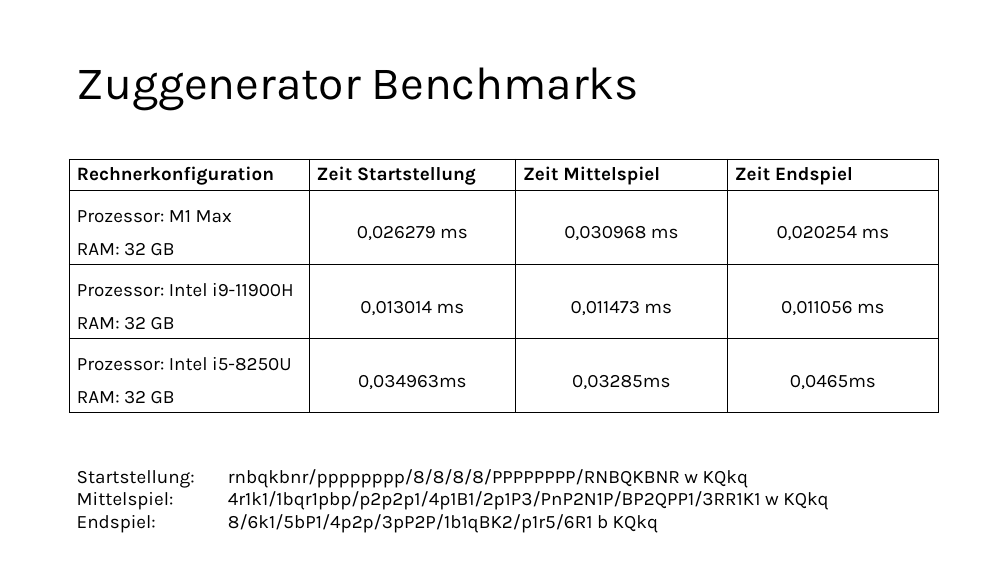
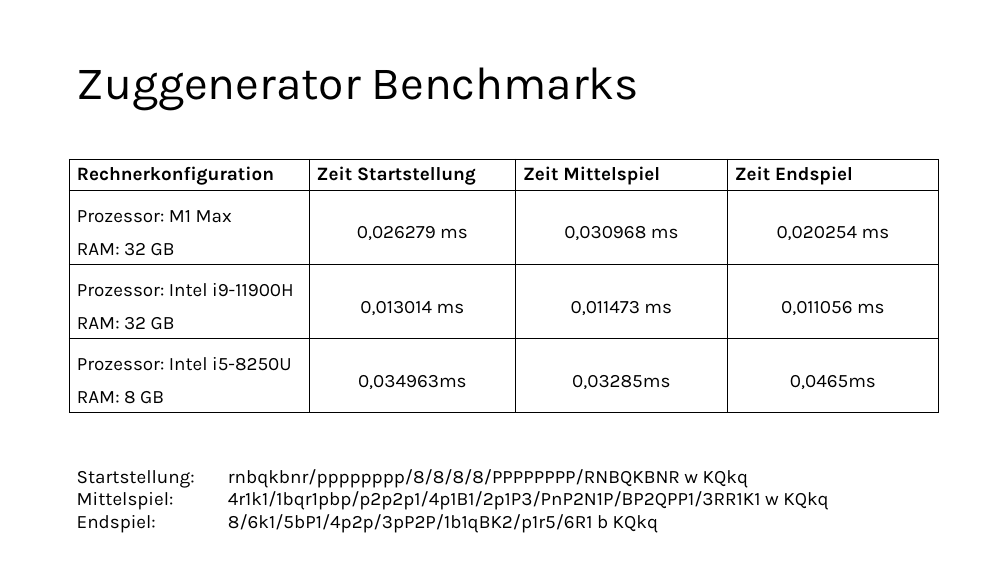
Before and after one commit to patrickzda/chess_engine, a slide deck: slide 6 of PJ_KI_MST1.pptx. Drawn at 1008x567 pixels with LibreOffice and Linux fonts; fonts in the diff are those of the drawing. Boxes give left, top, right and bottom in pixels: in the first picture for what was removed or moved away, otherwise in the second. Text is boxed around its words. In the diff, an @@ line names an element or a change of style, - is before the commit and + after.

Commit message:
RAM gefixt
Tom hat seinen RAM wert korrigiert

```diff
--- a/PJ_KI_MST1.pptx
+++ b/PJ_KI_MST1.pptx
@@ table at [70, 160, 939, 537] @@
-row 4, column 1: Prozessor: Intel i5-8250U / RAM: 32 GB
+row 4, column 1: Prozessor: Intel i5-8250U / RAM: 8 GB
```
